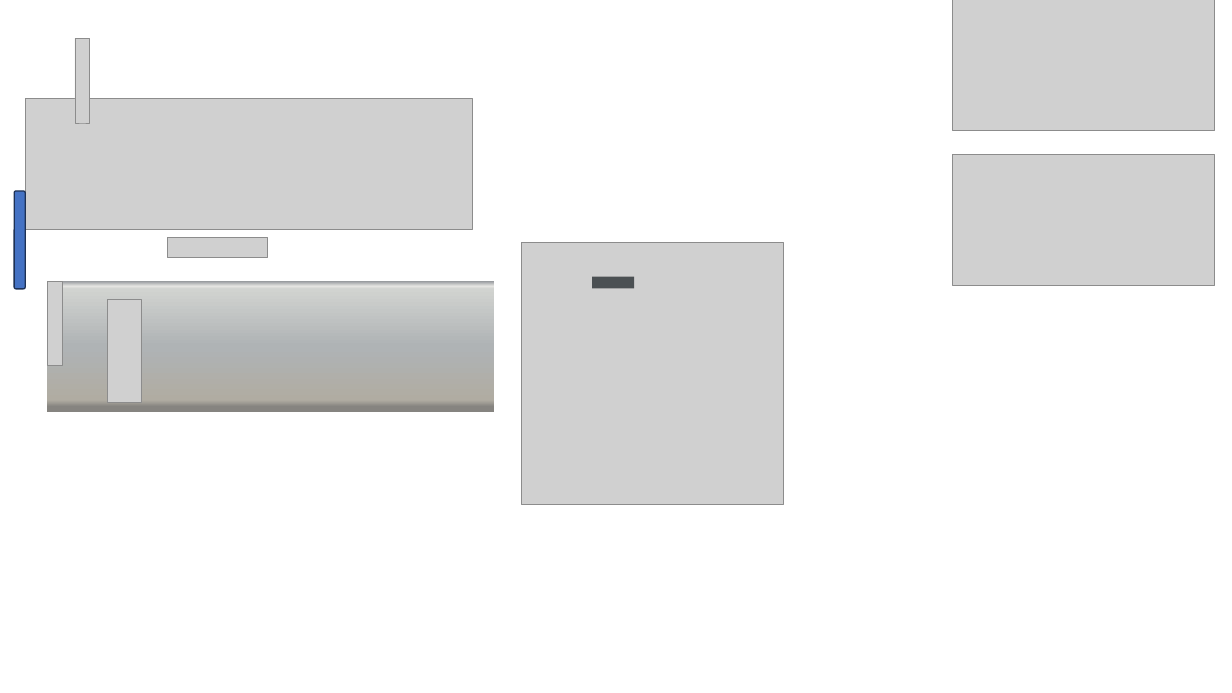
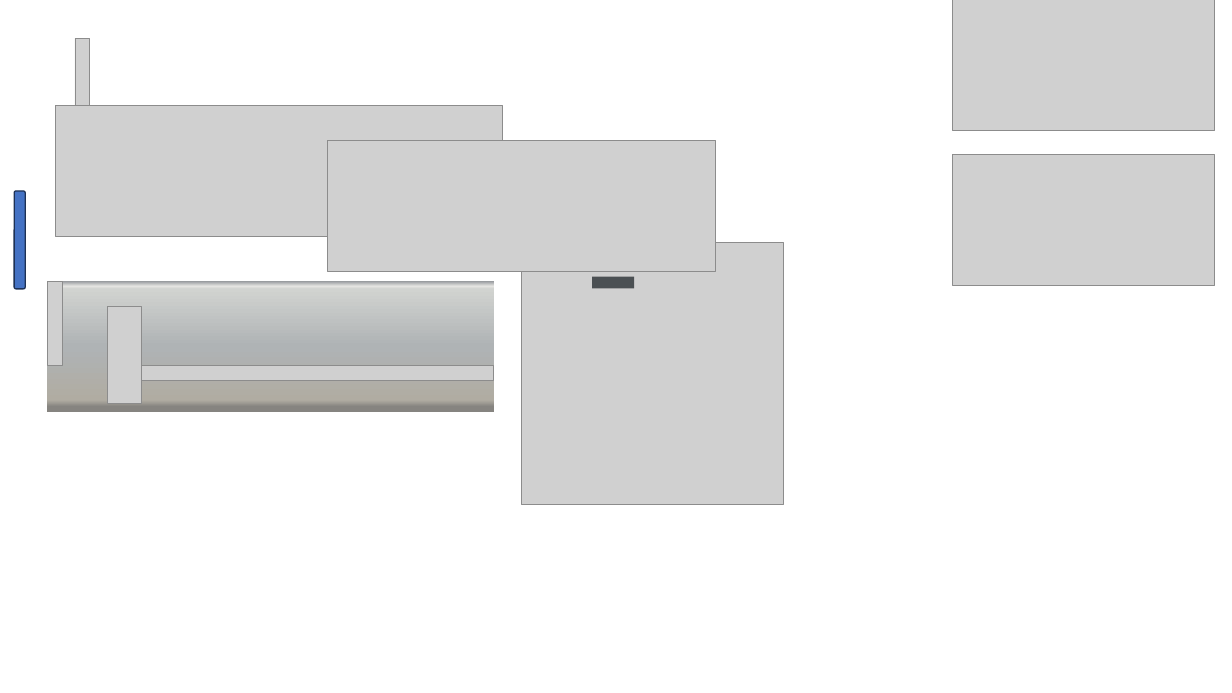
Before and after one commit to cydiawaltz/BveHibiya2, a slide deck: slide 1 of モデリング/車両/03/03.pptx. Drawn at 1232x693 pixels with LibreOffice and Linux fonts; fonts in the diff are those of the drawing; grey boxes stand for pictures; background and template pictures are left out. Boxes give left, top, right and bottom in pixels: in the first picture for what was removed or moved away, otherwise in the second. Text is boxed around its words. In the diff, an @@ line names an element or a change of style, - is before the commit and + after.

```diff
--- a/モデリング/車両/03/03.pptx
+++ b/モデリング/車両/03/03.pptx
@@ picture: place and size @@
-picture at [25, 99, 472, 230]
+picture at [55, 105, 503, 237]
@@ picture: place and size @@
-picture at [167, 238, 267, 258]
+picture at [327, 140, 715, 272]
@@ picture: place and size @@
-picture at [108, 299, 142, 403]
+picture at [108, 306, 142, 403]
@@ picture added at [141, 366, 494, 381] @@
```
